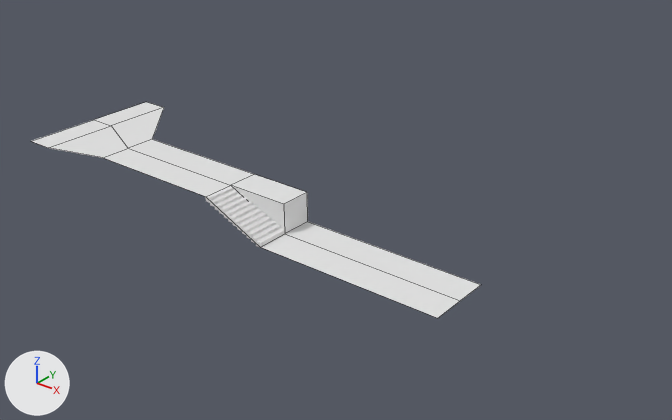
Renders of the FBX model D.lab Project/Assets/Models/Buildings/alley.fbx from each side of a commit.
Both versions are drawn from a camera (50 mm lens) standing at (76.5, -57.8, 37.9) and looking at (21.3, 11.2, -4.9). Lighting does not change. The marker at lower left points along +X, +Y and +Z. Mesh edges are drawn as thin lines on the coarser meshes. Where no turn or scale is listed for an object, it has been applied to the vertices.
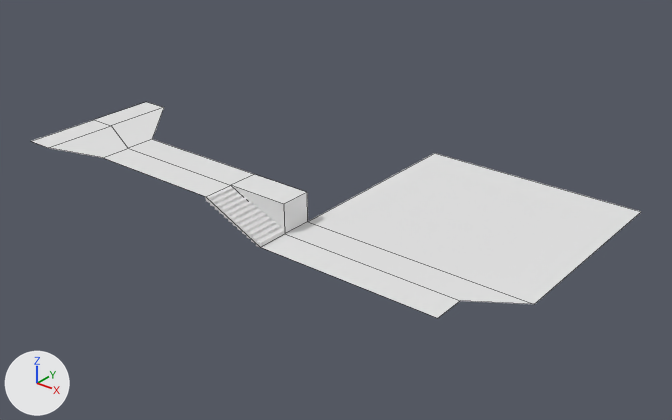
Boxes (x1, y1, x2, y2) around the edits, measured in the pictures (672 x 420 px):
'Plane', reshaped (36% wider): before (32, 102, 480, 318); after (32, 102, 641, 318)
part 1 of me_plane, built on: before (307, 222, 480, 301); after (307, 153, 641, 304)

The change in detail:
me_plane has 20 vertices, 12 faces and spans x -9.4..42.6, y -4.1..12.5, z -3.2..0.0.
me_plane is used by ob_plane; location (0.0, 0.0, 0.0).
Verts and faces of me_plane; kept vertices keep their numbers, new ones are numbered from 20.
Before the commit, vertices of me_plane: 1 (23.0, 4.6, -3.2) at pixel (307, 221), 17 (42.6, 4.6, -3.2) at pixel (481, 284).
Part 1, on me_plane:
Vertex 17 moves to (47.8, 4.6, -3.2), pixel (534, 304).
New vertex 20 is at (23.0, 27.3, -3.2), pixel (434, 153).
New vertex 21 is at (47.8, 27.3, -3.2), pixel (641, 211).
New faces: (1, 17, 21, 20).
